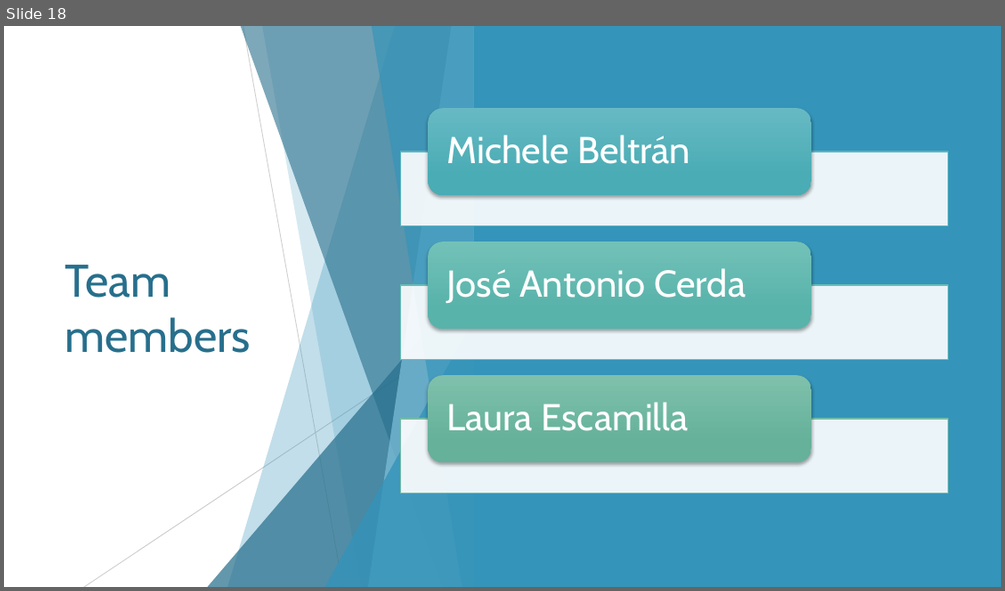
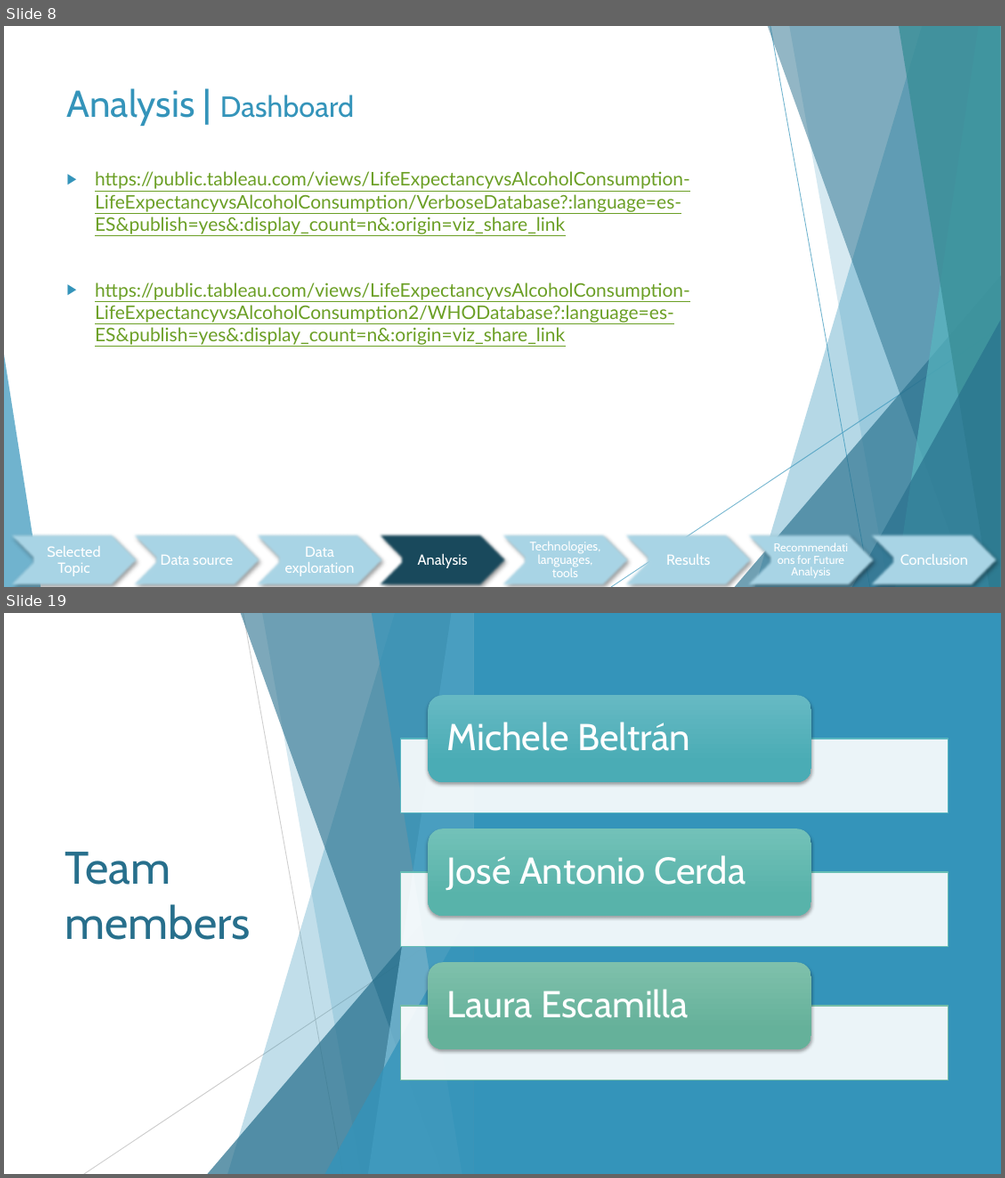
Before and after one commit to jcerda1994/Proyecto_final_1, a slide deck: Final Presentation.pptx. Shown one above the other, each under a label of ours: slide 18 before the commit, slides 8 and 19 after it; the slides between them are not shown. The pictures are 1005x591 and 1005x1178 pixels, drawn with LibreOffice and Linux fonts; fonts in the diff are those of the drawing. Boxes give left, top, right and bottom in pixels: in the first picture for what was removed or moved away, otherwise in the second. Text is boxed around its words. In the diff, an @@ line names an element or a change of style, - is before the commit and + after.

```diff
--- a/Final Presentation.pptx
+++ b/Final Presentation.pptx
@@ slide 8 added at [4, 26, 1001, 587], background #FFFFFF; not listed: 10 template elements that a slide beside it also shows @@
@@ title added at [67, 88, 354, 126], 36 pt, text #3494BA @@
+Analysis | Dashboard
@@ text added at [95, 171, 690, 345], 18 pt, text #6B9F25, underline @@
+▶ https://public.tableau.com/views/LifeExpectancyvsAlcoholConsumption-LifeExpectancyvsAlcoholConsumption/VerboseDatabase?:language=es-ES&publish=yes&:display_count=n&:origin=viz_share_link
+▶ https://public.tableau.com/views/LifeExpectancyvsAlcoholConsumption-LifeExpectancyvsAlcoholConsumption2/WHODatabase?:language=es-ES&publish=yes&:display_count=n&:origin=viz_share_link
@@ group added at [4, 533, 1001, 587]: 8 chevrons, 8 texts @@
+Selected Topic
+Data source
+Data exploration
+Analysis
+Technologies, languages, tools
+Results
+Recommendations for Future Analysis
+Conclusion
@@ what was slide 18 is now slide 19 @@
```
Also in this commit, not shown: 15 slides changed, 1 other slide added, 1 slide removed.
